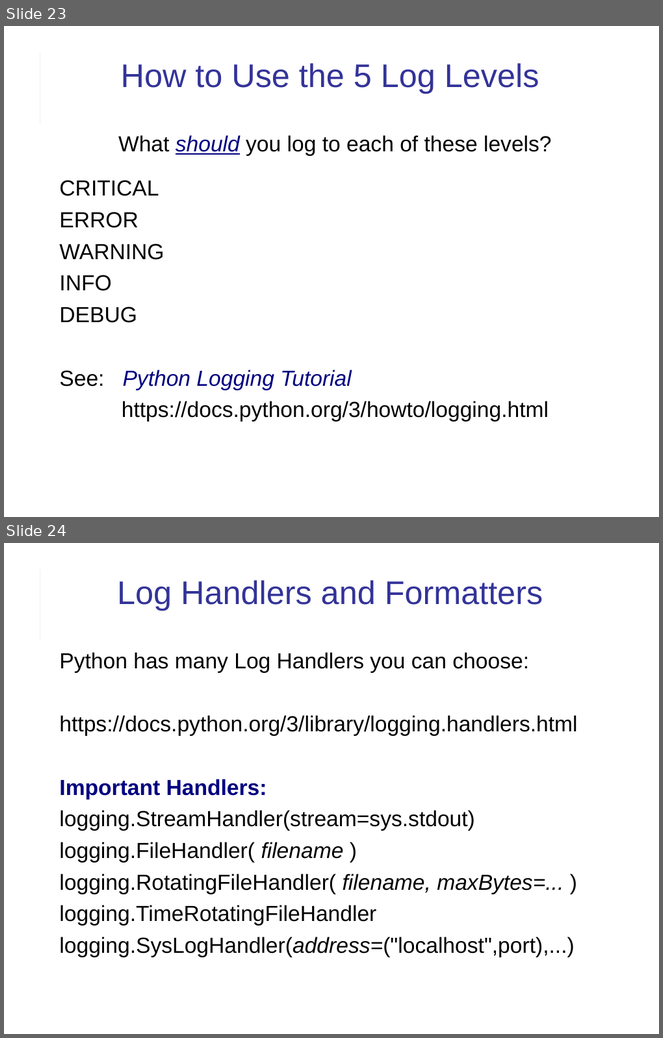
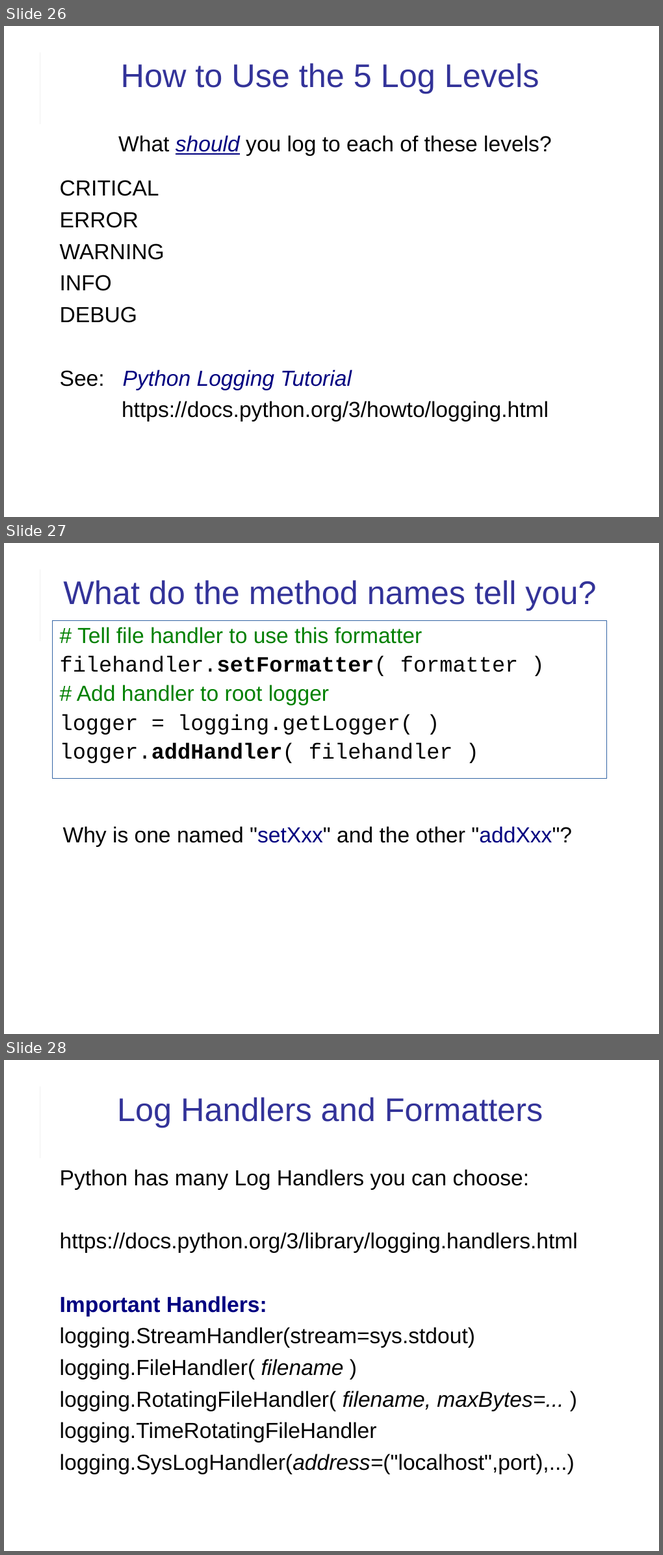
Before and after one commit to cpske/ISP, a slide deck: logging/Logging.ppt. Shown one above the other, each under a label of ours: slides 23 and 24 before the commit, slides 26, 27 and 28 after it. The pictures are 663x1038 and 663x1555 pixels, drawn with LibreOffice and Linux fonts; fonts in the diff are those of the drawing. Boxes give left, top, right and bottom in pixels: in the first picture for what was removed or moved away, otherwise in the second. Text is boxed around its words. In the diff, an @@ line names an element or a change of style, - is before the commit and + after.

Commit message:
update logging slides

```diff
--- a/logging/Logging.ppt
+++ b/logging/Logging.ppt
@@ slide 27 added at (4,543,659,1034), background #FFFFFF; not listed: 2 template elements that a slide beside it also shows @@
@@ title added at (63,580,596,611), 36 pt, text #333399 @@
+What do the method names tell you?
@@ text added at (53,621,607,779), outline #3465A4 0.74 pt, 24 pt, text #000000 @@
+# Tell file handler to use this formatter
+filehandler.setFormatter( formatter )
+# Add handler to root logger
+logger = logging.getLogger( )
+logger.addHandler( filehandler )
@@ text added at (63,826,572,847), 24 pt, text #000000 @@
+Why is one named "setXxx" and the other "addXxx"?
@@ what was slide 23 is now slide 26 @@
@@ what was slide 24 is now slide 28 @@
```
Also in this commit, not shown: 4 slides changed, 4 other slides added, 1 slide removed, 1 other file.
